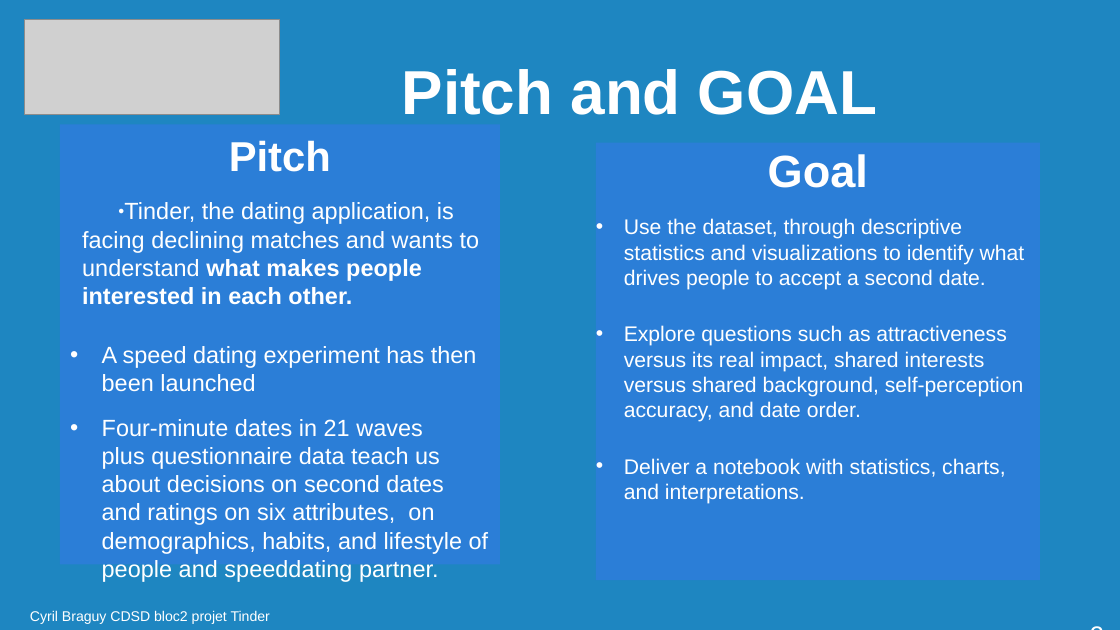
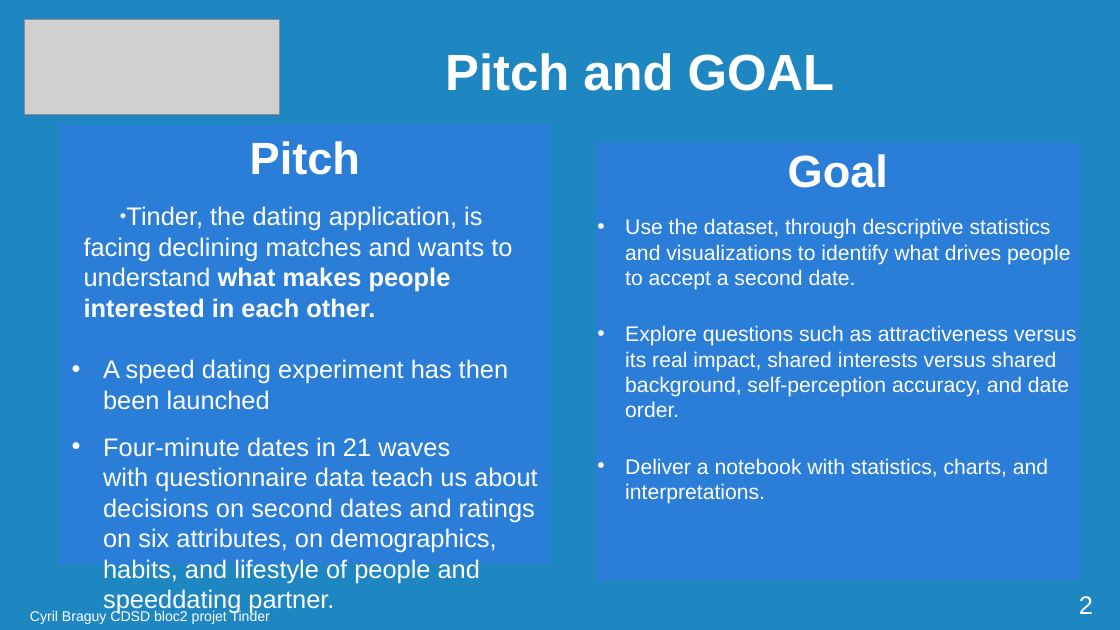
Before and after one commit to cyrilbraguy/Bl2_Tinder, a slide deck: slide 2 of doc/Braguy_CDSD_bl2_tinder.odp. Drawn at 1120x630 pixels with LibreOffice and Linux fonts; fonts in the diff are those of the drawing; grey boxes stand for pictures; background and template pictures are left out. Boxes give left, top, right and bottom in pixels: in the first picture for what was removed or moved away, otherwise in the second. Text is boxed around its words. In the diff, an @@ line names an element or a change of style, - is before the commit and + after.

```diff
--- a/doc/Braguy_CDSD_bl2_tinder.odp
+++ b/doc/Braguy_CDSD_bl2_tinder.odp
@@ title "Pitch and GOAL": place and size @@
-title "Pitch and GOAL" at [402, 69, 877, 115]
+title "Pitch and GOAL" at [445, 53, 835, 91]
@@ title "Pitch and GOAL" at [445, 53, 835, 91]: size 44 to 36 pt @@
@@ text "Pitch": place and size @@
-text "Pitch" at [60, 124, 500, 564]
+text "Pitch" at [60, 124, 550, 564]
@@ text at [84, 141, 512, 410]: size 29.6 to 32 pt in "Pitch"; size 16.6 to 18 pt in "Tinder, the dating application, is facing declining ...", "A speed dating experiment has then been ..."; indent changed @@
@@ text "Goal": place and size @@
-text "Goal" at [597, 142, 1041, 580]
+text "Goal" at [597, 142, 1080, 580]
@@ text at [625, 218, 1076, 504]: indent changed @@
@@ text at [103, 437, 538, 581]: text changed; size 16.6 to 18 pt @@
-• Four-minute dates in 21 waves
-  plus questionnaire data teach us about decisions on second dates and ratings on six attributes, on demographics, habits, and lifestyle of people and speeddating partner.
+• Four-minute dates in 21 waves
+  with questionnaire data teach us about decisions on second dates and ratings on six attributes, on demographics, habits, and lifestyle of people and speeddating partner.
@@ page number rewrapped from [1080, 584, 1117, 629] to [1079, 596, 1093, 614] @@
```
Also in this commit, not shown: 15 other slides changed, 4 other files.
